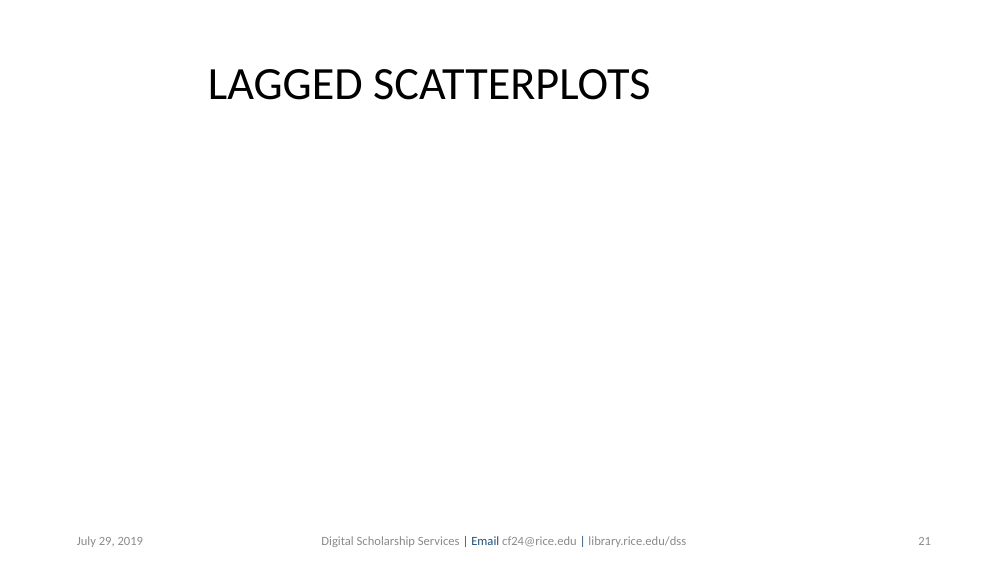
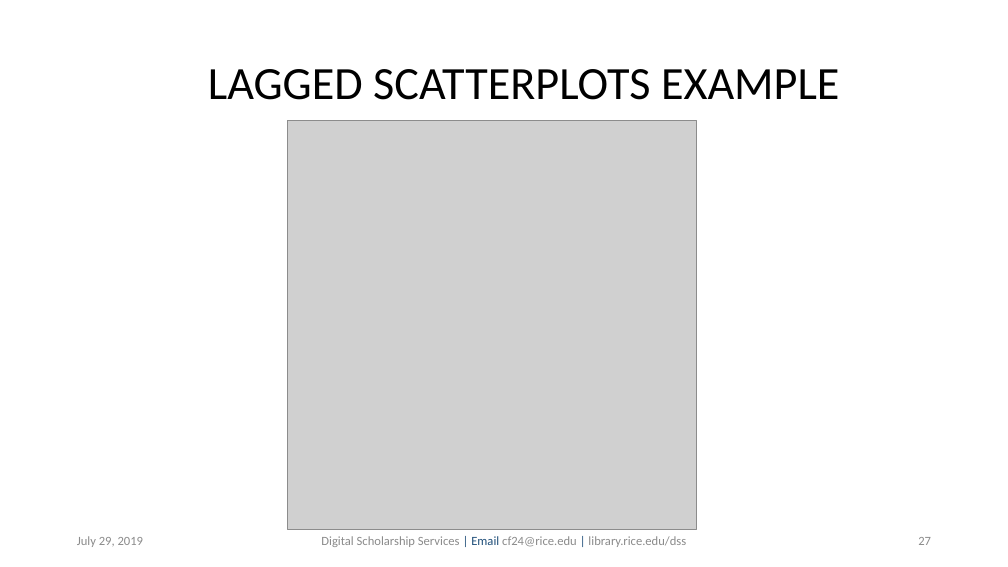
Before and after one commit to bakitybacon/rice-data-and-donuts, a slide deck: slide 27 of tsa/Introduction to Time Series Analysis.pptx (slide 21 before the commit). Drawn at 1008x567 pixels with LibreOffice and Linux fonts; fonts in the diff are those of the drawing; grey boxes stand for pictures; background and template pictures are left out. Boxes give left, top, right and bottom in pixels: in the first picture for what was removed or moved away, otherwise in the second. Text is boxed around its words. In the diff, an @@ line names an element or a change of style, - is before the commit and + after.

```diff
--- a/tsa/Introduction to Time Series Analysis.pptx
+++ b/tsa/Introduction to Time Series Analysis.pptx
@@ title at bbox=[208, 69, 839, 100]: text changed @@
-LAGGED SCATTERPLOTS
+LAGGED SCATTERPLOTS EXAMPLE
@@ picture added at bbox=[287, 120, 696, 529] @@
@@ page number at bbox=[918, 537, 931, 545]: text changed @@
-21
+27
```
Also in this commit, not shown: 5 other slides changed, 12 slides added.
